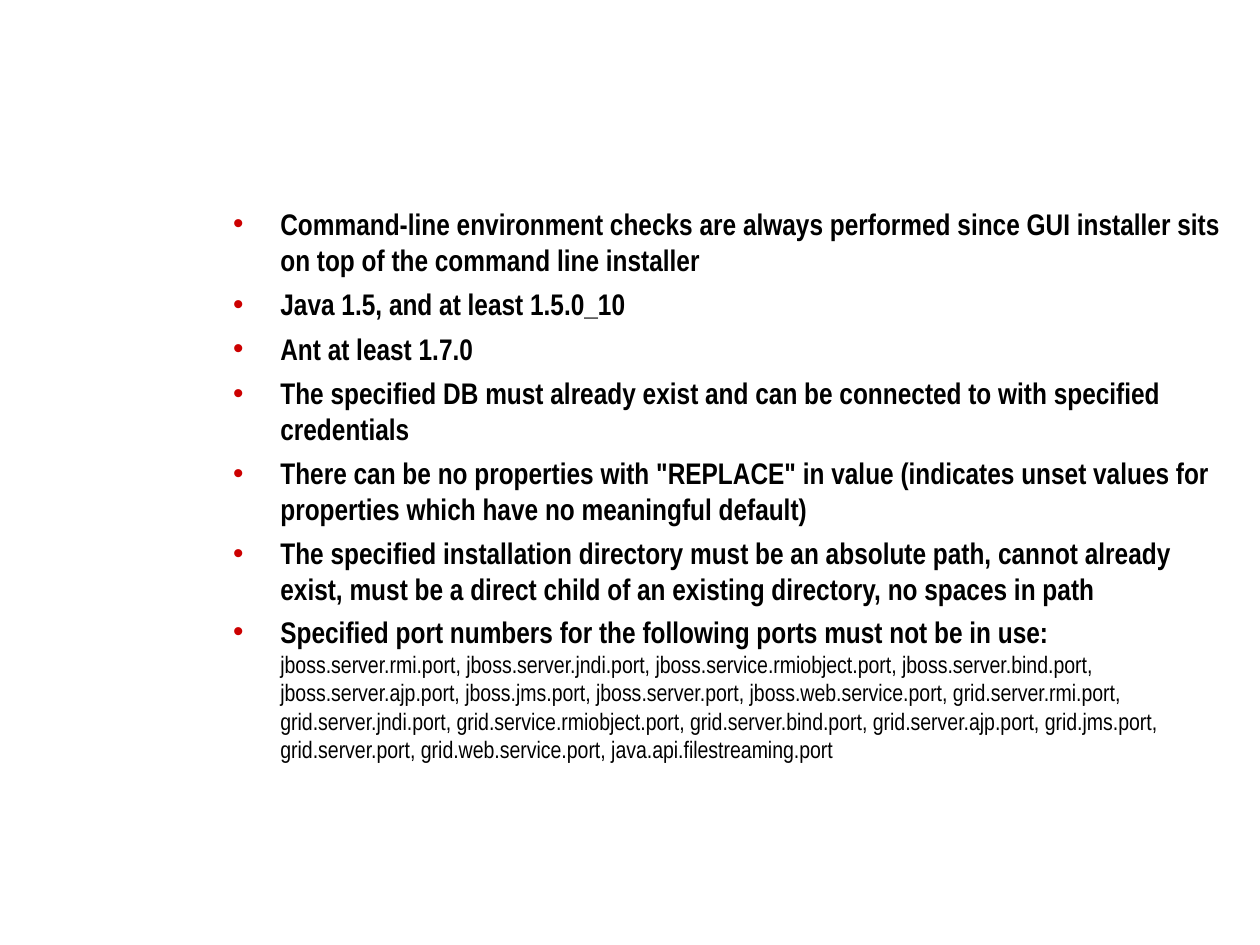
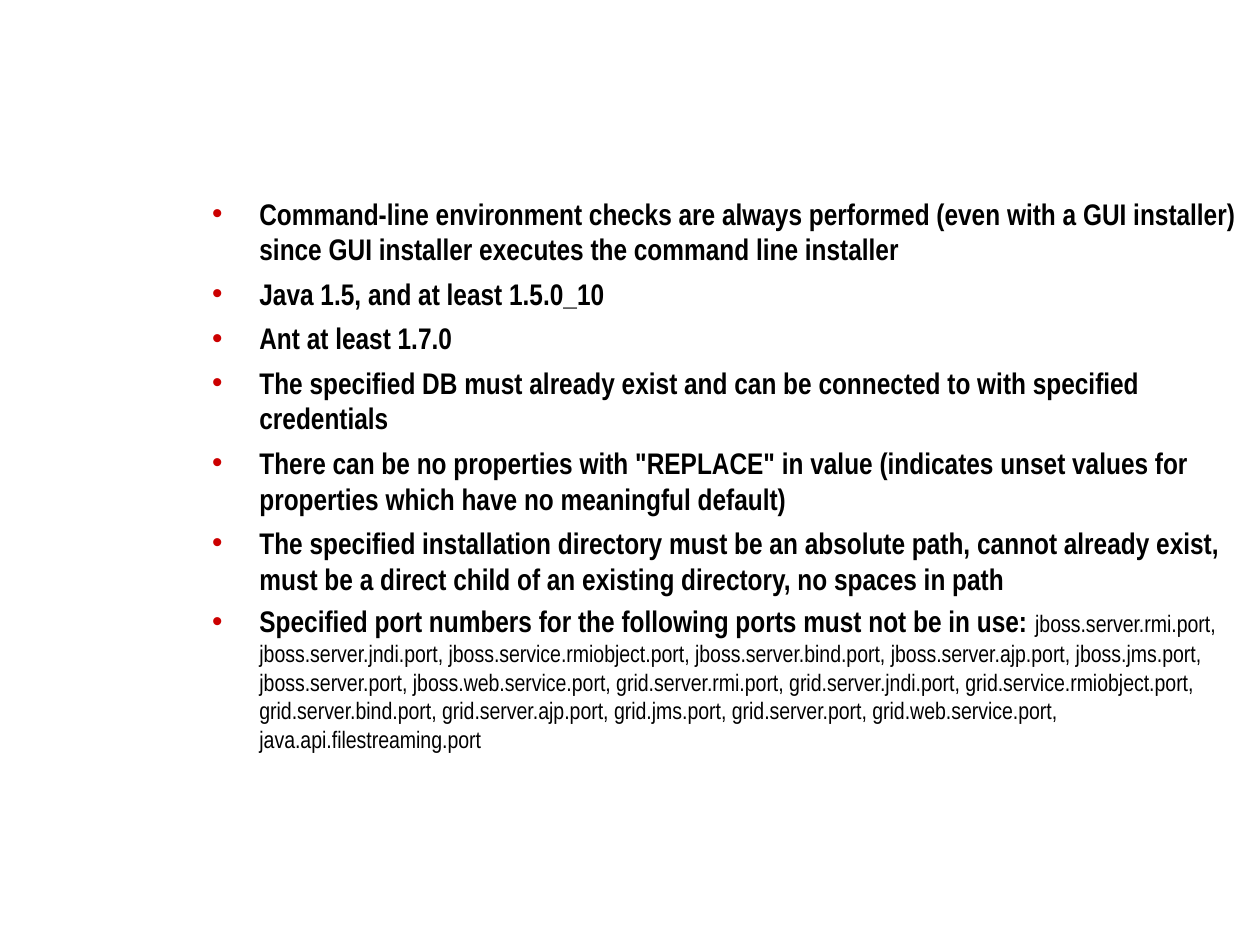
Before and after one commit to NCIP/caarray-docs, a slide deck: slide 4 of project_management/open_meetings/CDL Meeting 2009.09.25.ppt. Drawn at 1260x945 pixels with LibreOffice and Linux fonts; fonts in the diff are those of the drawing; background and template pictures are left out. Boxes give left, top, right and bottom in pixels: in the first picture for what was removed or moved away, otherwise in the second. Text is boxed around its words. In the diff, an @@ line names an element or a change of style, - is before the commit and + after.

Commit message:
rephrased a description in command line installer checks.

```diff
--- a/project_management/open_meetings/CDL Meeting 2009.09.25.ppt
+++ b/project_management/open_meetings/CDL Meeting 2009.09.25.ppt
@@ text "Command-line environment checks are always ...": place and size @@
-text "Command-line environment checks are always ..." at box(280, 213, 1219, 763)
+text "Command-line environment checks are always ..." at box(259, 203, 1235, 753)
@@ text at box(259, 203, 1235, 261): text changed @@
-• Command-line environment checks are always performed since GUI installer sits on top of the command line installer
+• Command-line environment checks are always performed (even with a GUI installer) since GUI installer executes the command line installer
```
